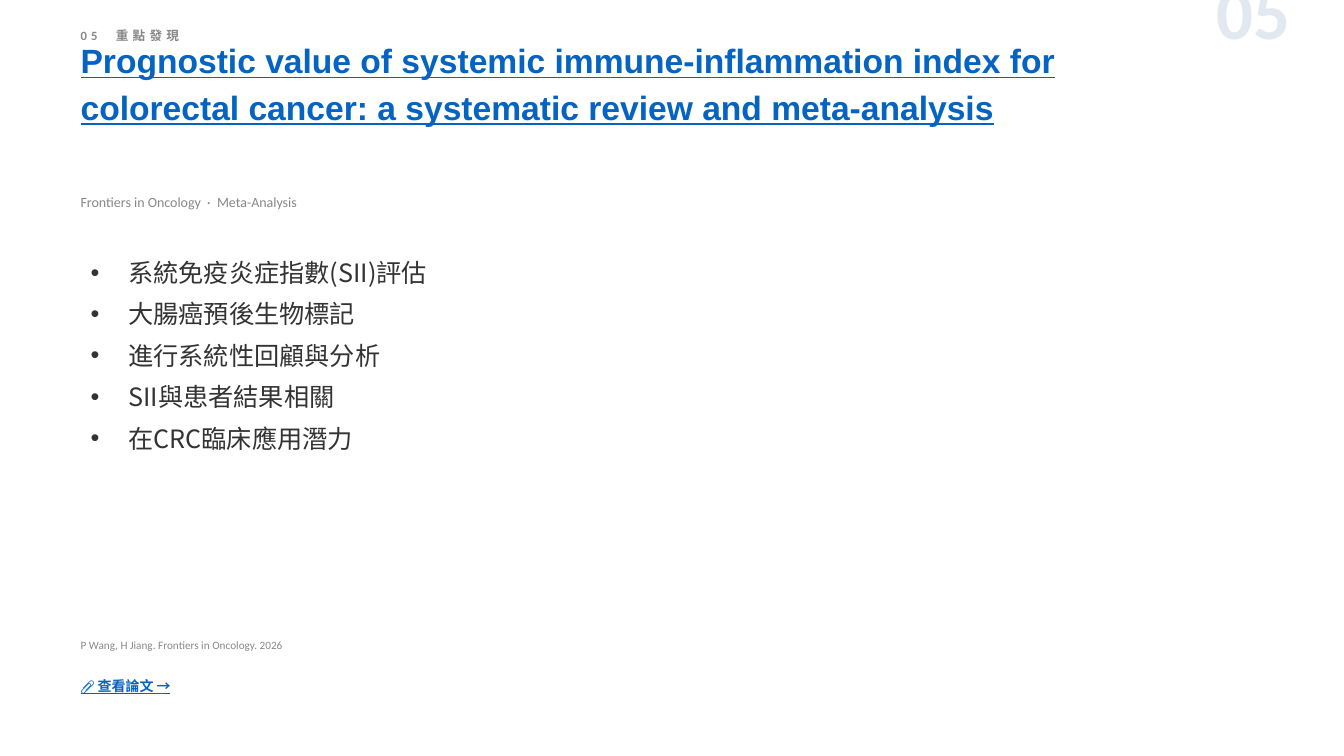
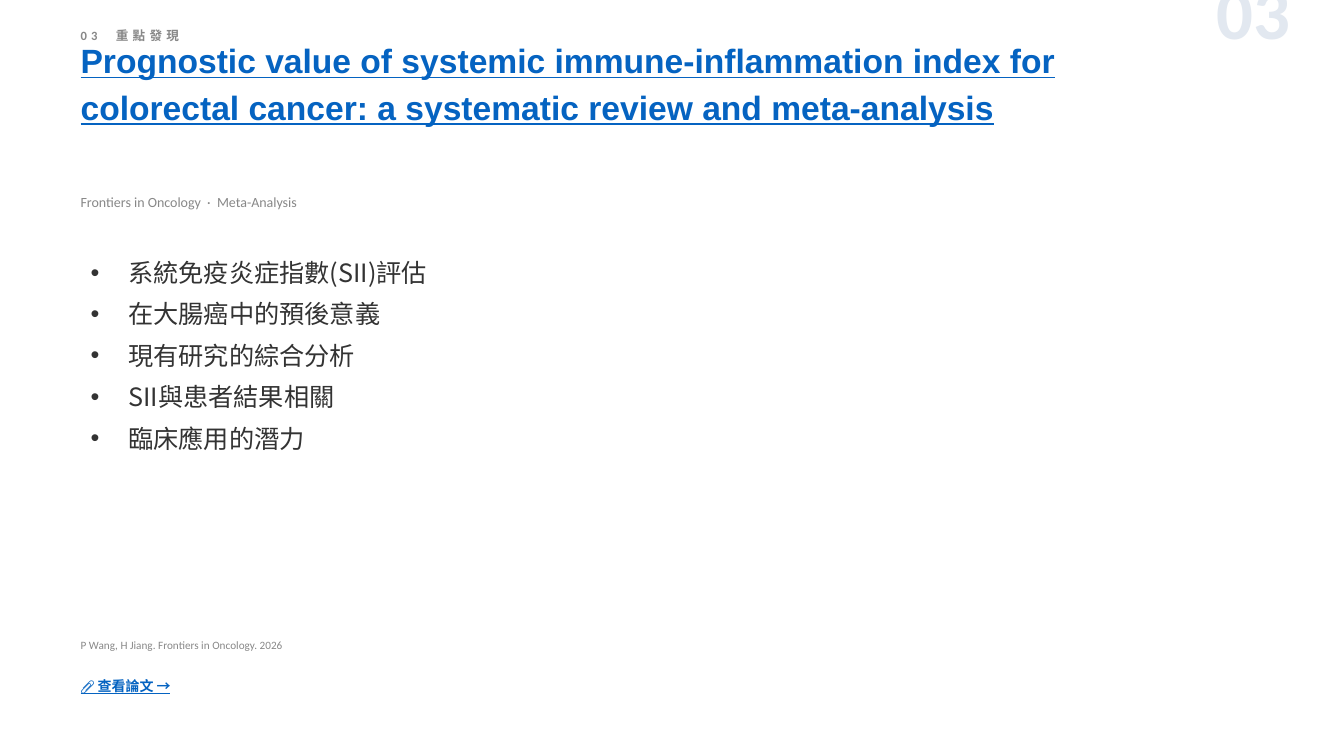
Before and after one commit to jejenhu-maker/colorectal-weekly-digest, a slide deck: slide 5 of docs/digest-zh.pptx (slide 7 before the commit). Drawn at 1344x756 pixels with LibreOffice and Linux fonts; fonts in the diff are those of the drawing. Boxes give left, top, right and bottom in pixels: in the first picture for what was removed or moved away, otherwise in the second. Text is boxed around its words. In the diff, an @@ line names an element or a change of style, - is before the commit and + after.

```diff
--- a/docs/digest-zh.pptx
+++ b/docs/digest-zh.pptx
@@ text at <box>1008,10,1291,10</box>: text changed @@
-05
+03
@@ text at <box>128,301,380,367</box>: text changed @@
-• 大腸癌預後生物標記
-• 進行系統性回顧與分析
+• 在大腸癌中的預後意義
+• 現有研究的綜合分析
@@ text at <box>128,426,304,450</box>: text changed @@
-• 在CRC臨床應用潛力
+• 臨床應用的潛力
```
Also in this commit, not shown: 11 other slides changed, 2 slides added, 2 slides removed, 2 other files.
